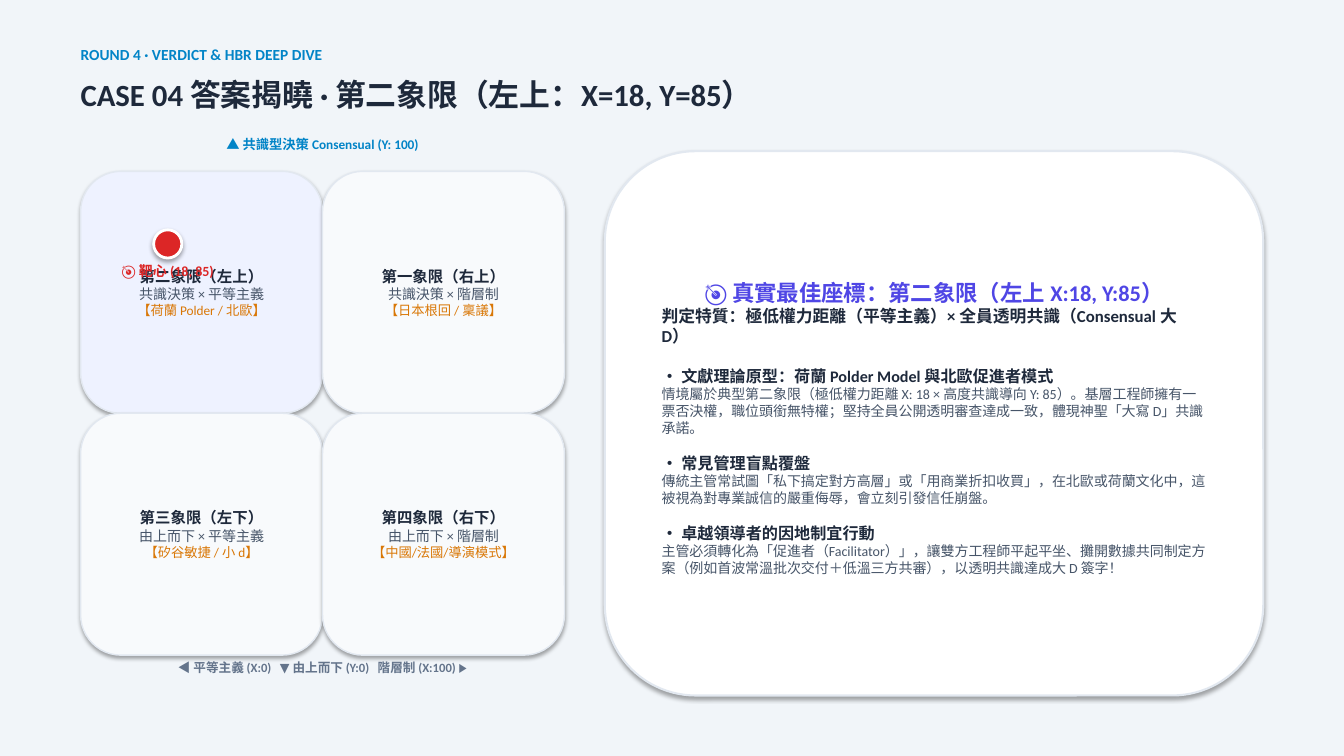
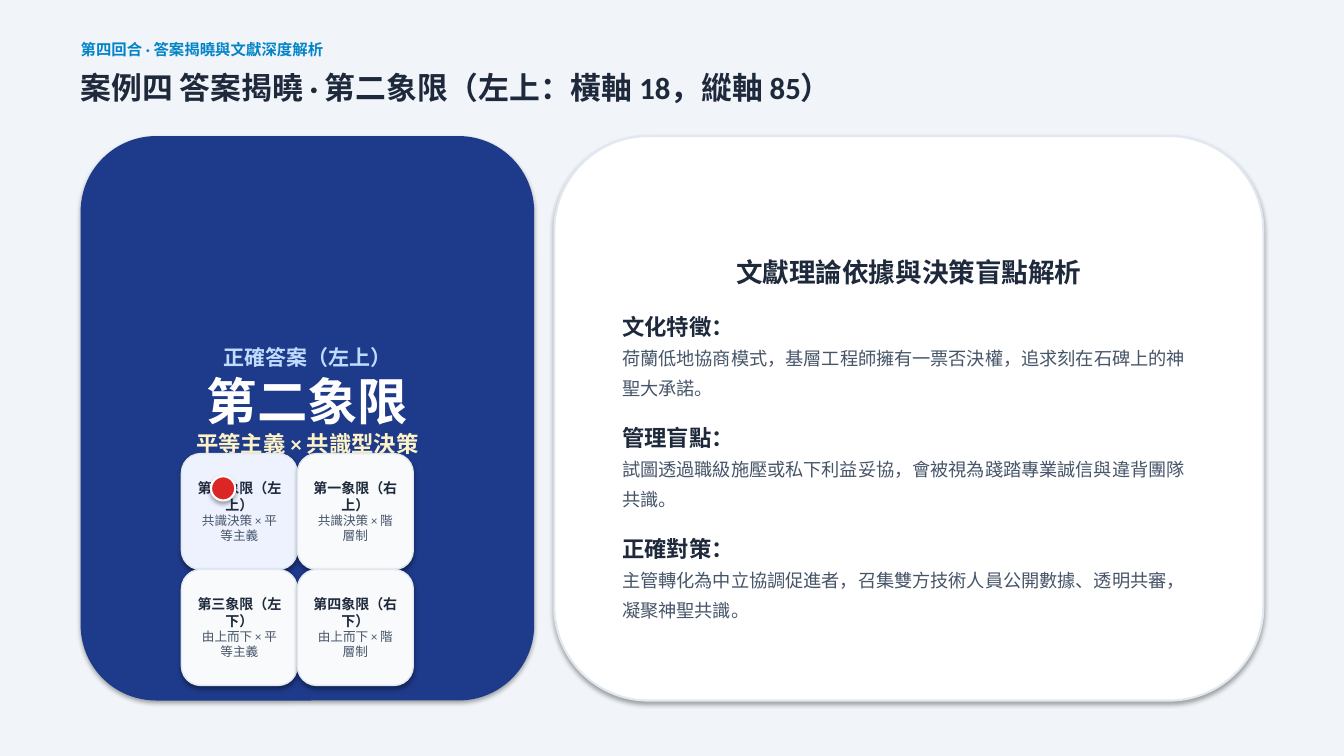
Before and after one commit to routerdd1818-tech/OB, a slide deck: slide 12 of 誰是文化王_備案簡報_Who_Is_Culture_King.pptx. Drawn at 1344x756 pixels with LibreOffice and Linux fonts; fonts in the diff are those of the drawing. Boxes give left, top, right and bottom in pixels: in the first picture for what was removed or moved away, otherwise in the second. Text is boxed around its words. In the diff, an @@ line names an element or a change of style, - is before the commit and + after.

```diff
--- a/誰是文化王_備案簡報_Who_Is_Culture_King.pptx
+++ b/誰是文化王_備案簡報_Who_Is_Culture_King.pptx
@@ text at [81,42,324,57]: text changed @@
-ROUND 4 · VERDICT & HBR DEEP DIVE
+第四回合 · 答案揭曉與文獻深度解析
@@ text at [81,72,832,103]: text changed @@
-CASE 04 答案揭曉 · 第二象限（左上：X=18, Y=85）
+案例四 答案揭曉 · 第二象限（左上：橫軸 18，縱軸 85）
@@ rounded rectangle "正確答案（左上）": place and size @@
-rounded rectangle "正確答案（左上）" at [81,171,323,413]
+rounded rectangle "正確答案（左上）" at [81,136,534,701]
@@ rounded rectangle "正確答案（左上）" at [81,136,534,701]: fill #EEF2FF to #1E3A8A; outline #E2E8F0 1 pt to none @@
@@ text removed at [243,138,418,151] @@
-▲ 共識型決策 Consensual (Y: 100)
@@ rounded rectangle "文獻理論依據與決策盲點解析": place and size @@
-rounded rectangle "文獻理論依據與決策盲點解析" at [605,151,1263,696]
+rounded rectangle "文獻理論依據與決策盲點解析" at [555,136,1263,701]
@@ ellipse removed at [153,230,181,258] @@
@@ text removed at [139,262,214,280] @@
-🎯 靶心 (18, 85)
@@ text in rounded rectangle at [622,259,1185,619]: text changed; size 10 to 13 pt @@
-🎯 真實最佳座標：第二象限（左上 X:18, Y:85）
-判定特質：極低權力距離（平等主義）× 全員透明共識（Consensual 大 D）
-• 文獻理論原型：荷蘭 Polder Model 與北歐促進者模式
-情境屬於典型第二象限（極低權力距離 X: 18 × 高度共識導向 Y: 85）。基層工程師擁有一票否決權，職位頭銜無特權；堅持全員公開透明審查達成一致，體現神聖「大寫 D」共識承諾。
-• 常見管理盲點覆盤
-傳統主管常試圖「私下搞定對方高層」或「用商業折扣收買」，在北歐或荷蘭文化中，這被視為對專業誠信的嚴重侮辱，會立刻引發信任崩盤。
-• 卓越領導者的因地制宜行動
-主管必須轉化為「促進者（Facilitator）」，讓雙方工程師平起平坐、攤開數據共同制定方案（例如首波常溫批次交付＋低溫三方共審），以透明共識達成大 D 簽字！
+文獻理論依據與決策盲點解析
+文化特徵：
+荷蘭低地協商模式，基層工程師擁有一票否決權，追求刻在石碑上的神聖大承諾。
+管理盲點：
+試圖透過職級施壓或私下利益妥協，會被視為踐踏專業誠信與違背團隊共識。
+正確對策：
+主管轉化為中立協調促進者，召集雙方技術人員公開數據、透明共審，凝聚神聖共識。
@@ text in rounded rectangle at [196,347,419,524]: text changed; size 9.5 to 15 pt; text colour #D97706 to #E2E8F0; bold on @@
-第二象限（左上）
-共識決策 × 平等主義
-【荷蘭 Polder / 北歐】
+正確答案（左上）
+第二象限
+平等主義 × 共識型決策
+🎯 靶心座標：(18, 85)
+選對組別 + 100 分
@@ rounded rectangle "第二象限（左上）": place and size @@
-rounded rectangle "第二象限（左上）" at [323,171,565,413]
+rounded rectangle "第二象限（左上）" at [181,454,297,570]
@@ rounded rectangle "第二象限（左上）" at [181,454,297,570]: fill #F8FAFC to #EEF2FF @@
@@ text in rounded rectangle at [198,479,282,541]: text changed; size 9.5 to 9 pt; text colour #D97706 to #475569 @@
-第一象限（右上）
-共識決策 × 階層制
-【日本根回 / 稟議】
+第二象限（左上）
+共識決策 × 平等主義
@@ ellipse added at [211,476,235,500], fill #DC2626, outline #FFFFFF 1.5 pt @@
@@ rounded rectangle "第一象限（右上）": place and size @@
-rounded rectangle "第一象限（右上）" at [81,413,323,655]
+rounded rectangle "第一象限（右上）" at [297,454,413,570]
@@ text in rounded rectangle at [313,481,397,541]: text changed; text colour #475569 to #1E293B; bold on @@
-第三象限（左下）
-由上而下 × 平等主義
-【矽谷敏捷 / 小 d】
+第一象限（右上）
+共識決策 × 階層制
@@ rounded rectangle "第三象限（左下）": place and size @@
-rounded rectangle "第三象限（左下）" at [323,413,565,655]
+rounded rectangle "第三象限（左下）" at [181,570,297,686]
@@ text in rounded rectangle at [198,597,282,657]: text changed; size 9.5 to 9 pt; text colour #D97706 to #475569 @@
-第四象限（右下）
-由上而下 × 階層制
-【中國/法國/導演模式】
+第三象限（左下）
+由上而下 × 平等主義
@@ rounded rectangle added at [297,570,413,686], fill #F8FAFC, outline #E2E8F0 1 pt, 10 pt, text #1E293B, bold @@
+第四象限（右下）
+由上而下 × 階層制
@@ text removed at [193,661,455,674] @@
-◀ 平等主義 (X:0) ▼ 由上而下 (Y:0) 階層制 (X:100) ▶
```
Also in this commit, not shown: 14 other slides changed, 9 other files.
